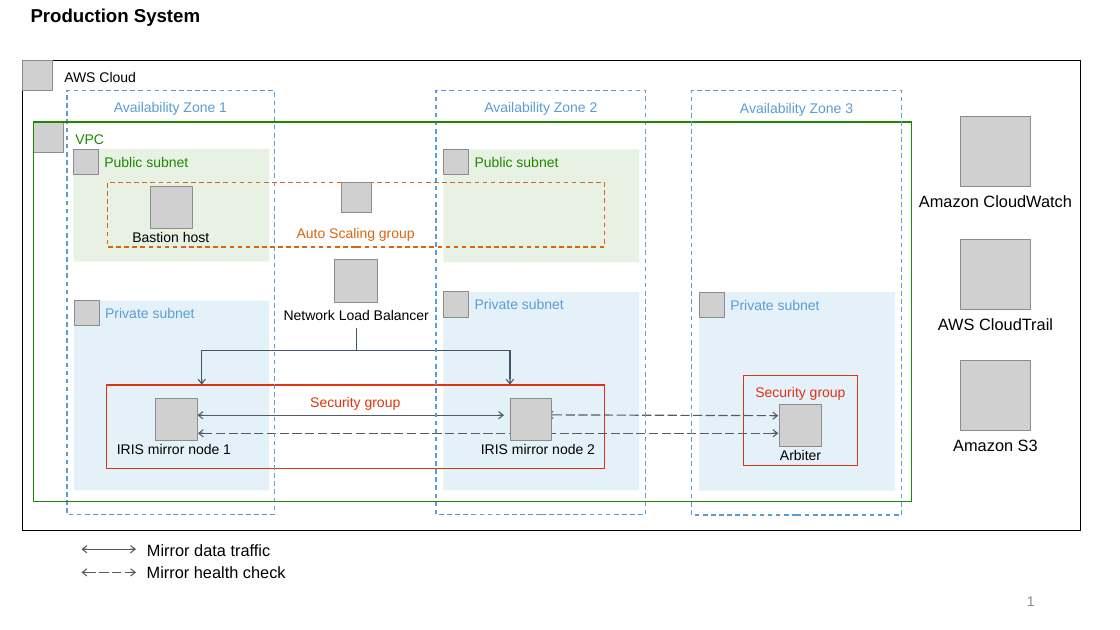
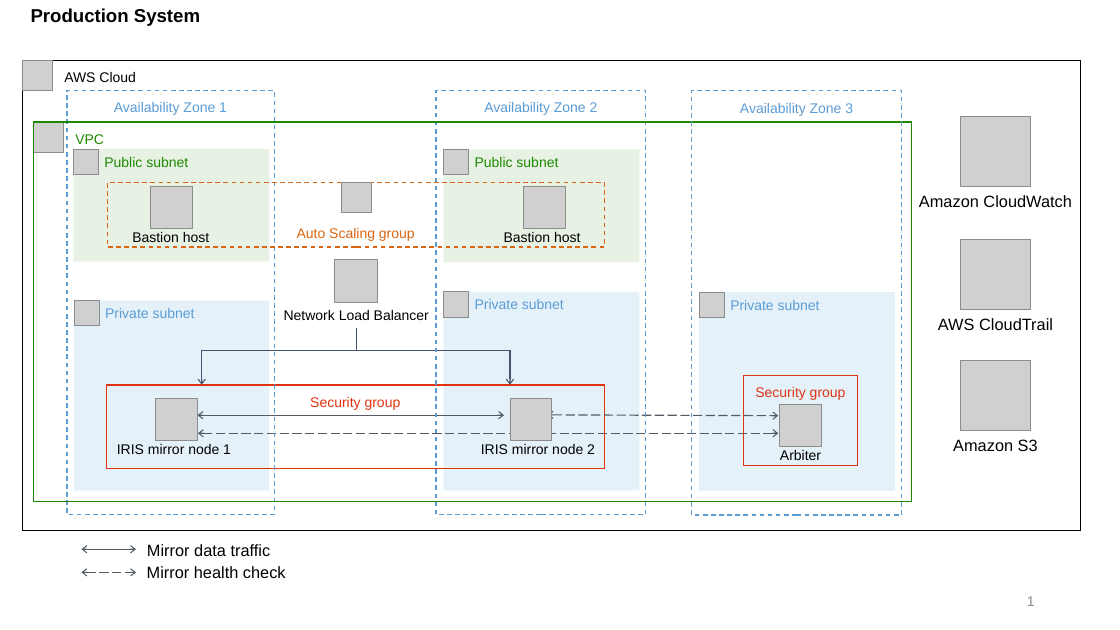
Before and after one commit to aws-quickstart/quickstart-intersystems-iris, a slide deck: slide 1 of docs/images/Intersystems IRIS architechture diagram.pptx. Drawn at 1120x630 pixels with LibreOffice and Linux fonts; fonts in the diff are those of the drawing; grey boxes stand for pictures. Boxes give left, top, right and bottom in pixels: in the first picture for what was removed or moved away, otherwise in the second. Text is boxed around its words. In the diff, an @@ line names an element or a change of style, - is before the commit and + after.

```diff
--- a/docs/images/Intersystems IRIS architechture diagram.pptx
+++ b/docs/images/Intersystems IRIS architechture diagram.pptx
@@ picture added at box(523, 187, 565, 229) @@
@@ text added at box(504, 232, 580, 242), 12 pt, text #000000 @@
+Bastion host
```
Also in this commit, not shown: 2 other slides changed, 18 other files.
